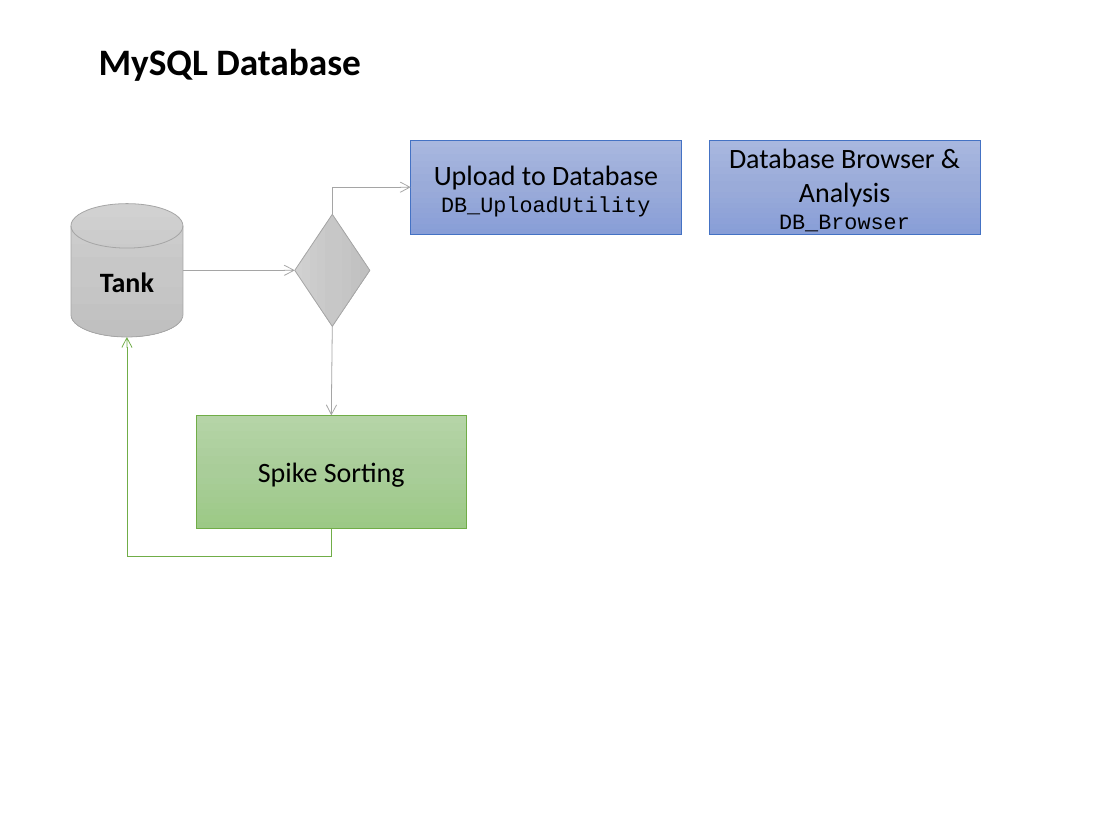
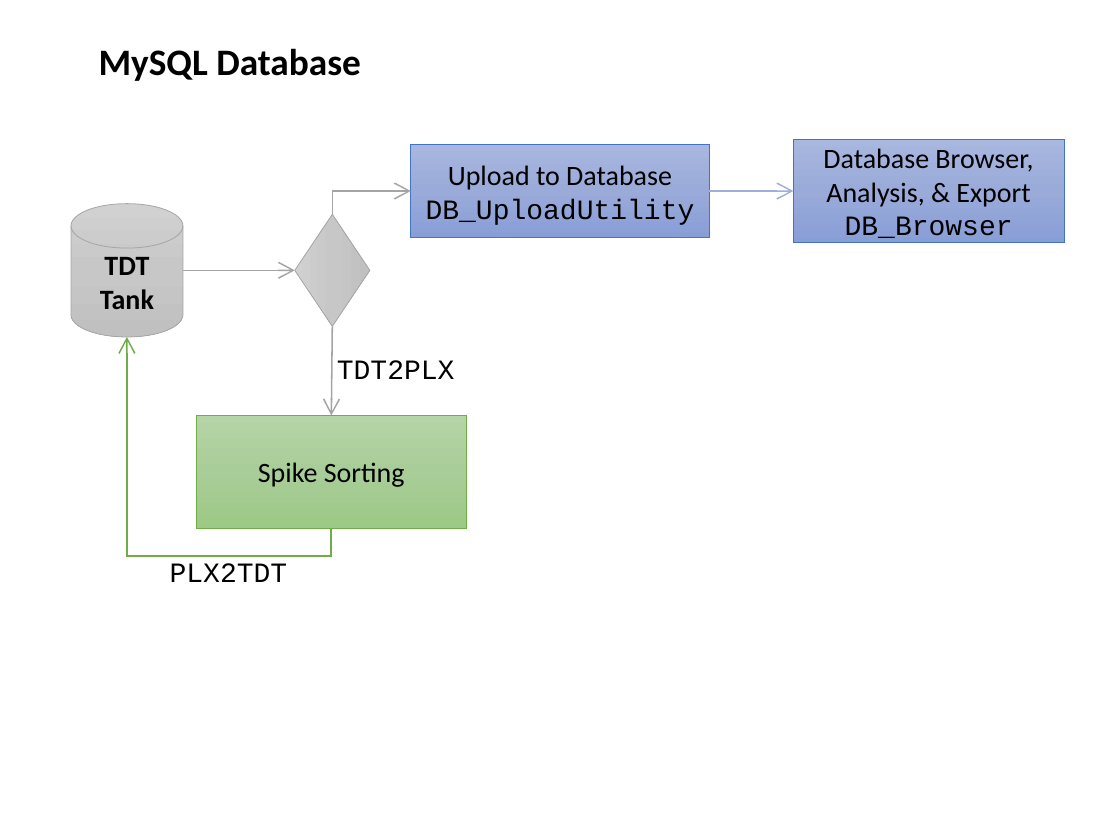
Before and after one commit to dstolz/epsych, a slide deck: slide 30 of trunk/Intro_to_ElectroPsych_Toolbox.pptx (slide 28 before the commit). Drawn at 1120x840 pixels with LibreOffice and Linux fonts; fonts in the diff are those of the drawing. Boxes give left, top, right and bottom in pixels: in the first picture for what was removed or moved away, otherwise in the second. Text is boxed around its words. In the diff, an @@ line names an element or a change of style, - is before the commit and + after.

```diff
--- a/trunk/Intro_to_ElectroPsych_Toolbox.pptx
+++ b/trunk/Intro_to_ElectroPsych_Toolbox.pptx
@@ rectangle "Upload to Database": place and size @@
-rectangle "Upload to Database" at bbox=[411, 140, 682, 233]
+rectangle "Upload to Database" at bbox=[411, 144, 710, 237]
@@ rectangle "Database Browser, Analysis, & Export": place and size @@
-rectangle "Database Browser, Analysis, & Export" at bbox=[709, 140, 980, 233]
+rectangle "Database Browser, Analysis, & Export" at bbox=[793, 140, 1064, 243]
@@ text in rectangle at bbox=[823, 148, 1033, 207]: text changed @@
-Database Browser & Analysis
+Database Browser, Analysis, & Export
@@ elbow arrow moved from (333, 214) - (411, 187) to (333, 214) - (411, 192) @@
@@ elbow arrow (333, 214) - (411, 192): stroke #A5A5A5 0.5 pt to #A5A5A5 1 pt @@
@@ text in rectangle at bbox=[426, 199, 695, 225]: size 14 to 18 pt in "DB_UploadUtility" @@
@@ arrow added from (709, 192) to (793, 192), #9FAFDB 1 pt @@
@@ text in rectangle at bbox=[845, 216, 1013, 244]: size 14 to 18 pt in "DB_Browser" @@
@@ text in cylinder at bbox=[104, 257, 149, 275]: paragraph added @@
+TDT
@@ arrow (183, 270) - (295, 270): stroke #A5A5A5 0.5 pt to #A5A5A5 1 pt @@
@@ arrow (333, 326) - (332, 416): stroke #A5A5A5 0.5 pt to #A5A5A5 1 pt @@
@@ elbow arrow (332, 528) - (127, 337): stroke #70AD47 0.5 pt to #70AD47 1 pt @@
@@ text added at bbox=[337, 360, 455, 379], 18 pt, text #000000 @@
+TDT2PLX
@@ text added at bbox=[170, 563, 288, 582], 18 pt, text #000000 @@
+PLX2TDT
```
Also in this commit, not shown: 9 other slides changed, 2 slides added, 1 other file.
